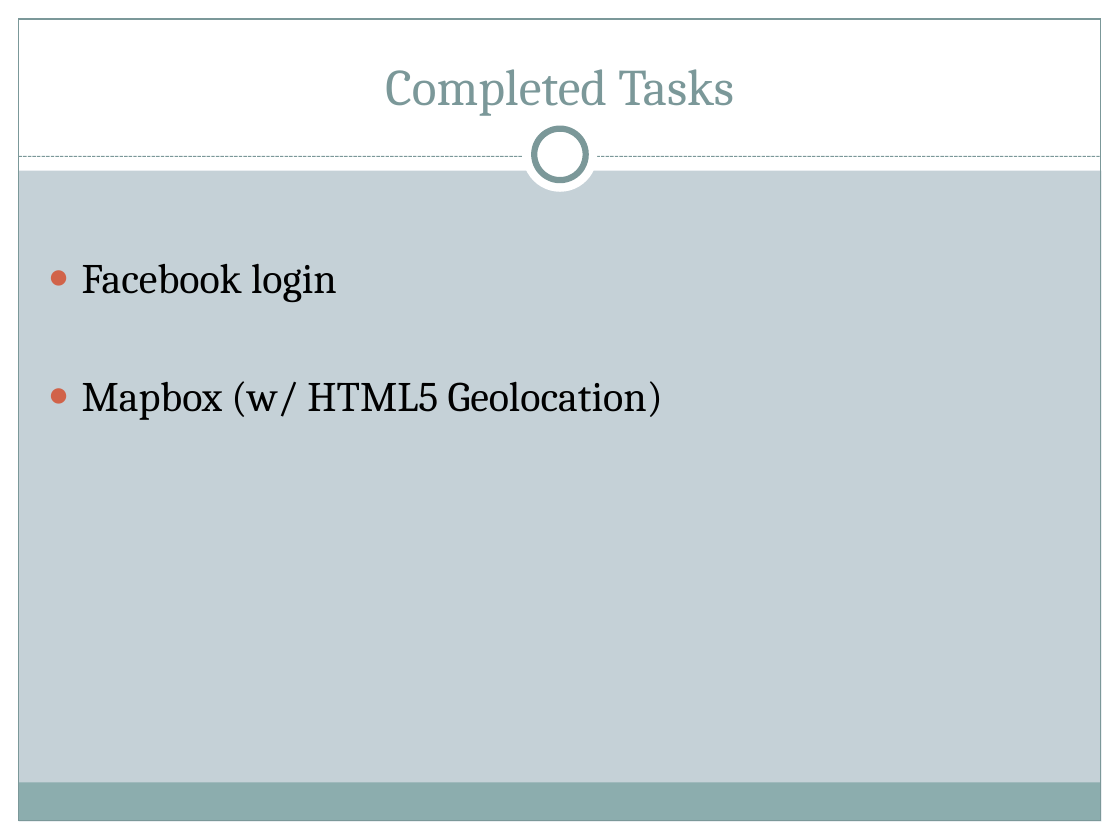
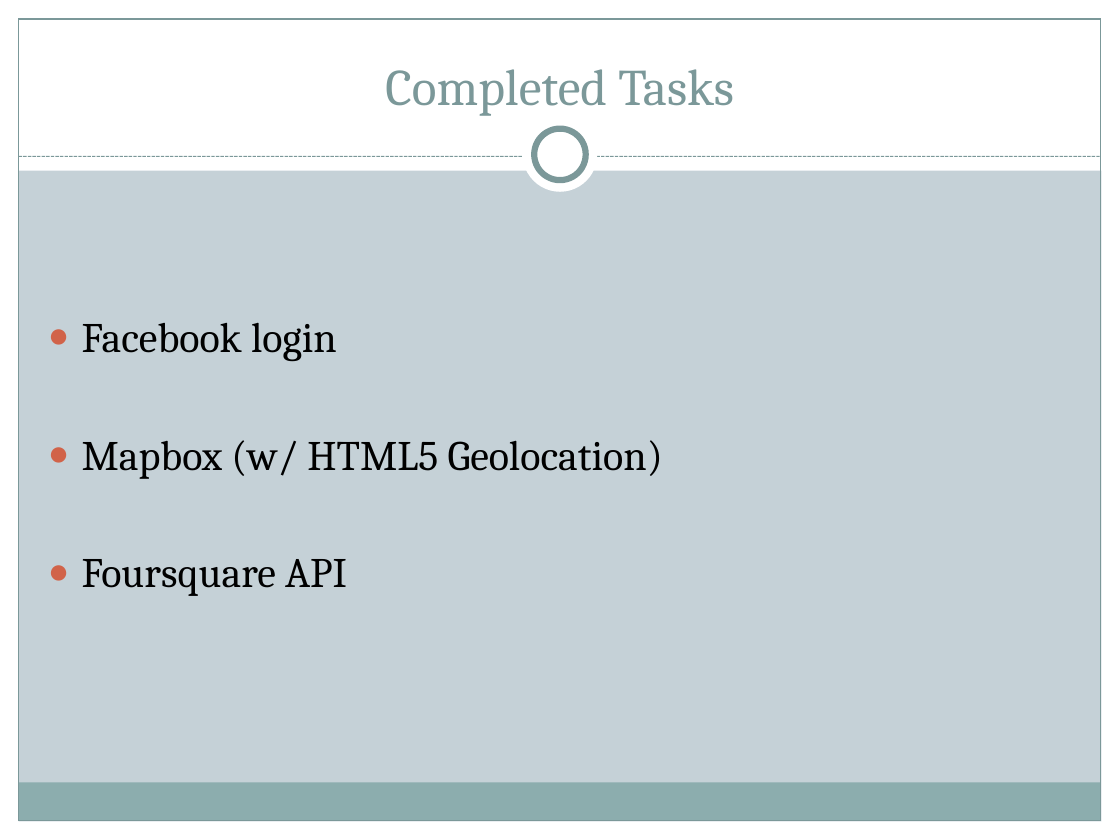
Before and after one commit to Aniril/YouChew, a slide deck: slide 3 of Midterm Presentation.pptx. Drawn at 1120x840 pixels with LibreOffice and Linux fonts; fonts in the diff are those of the drawing. Boxes give left, top, right and bottom in pixels: in the first picture for what was removed or moved away, otherwise in the second. Text is boxed around its words. In the diff, an @@ line names an element or a change of style, - is before the commit and + after.

Commit message:
Pres updates.

```diff
--- a/Midterm Presentation.pptx
+++ b/Midterm Presentation.pptx
@@ text at (x1=82, y1=559, x2=347, y2=596): paragraph added @@
+● Foursquare API
```
